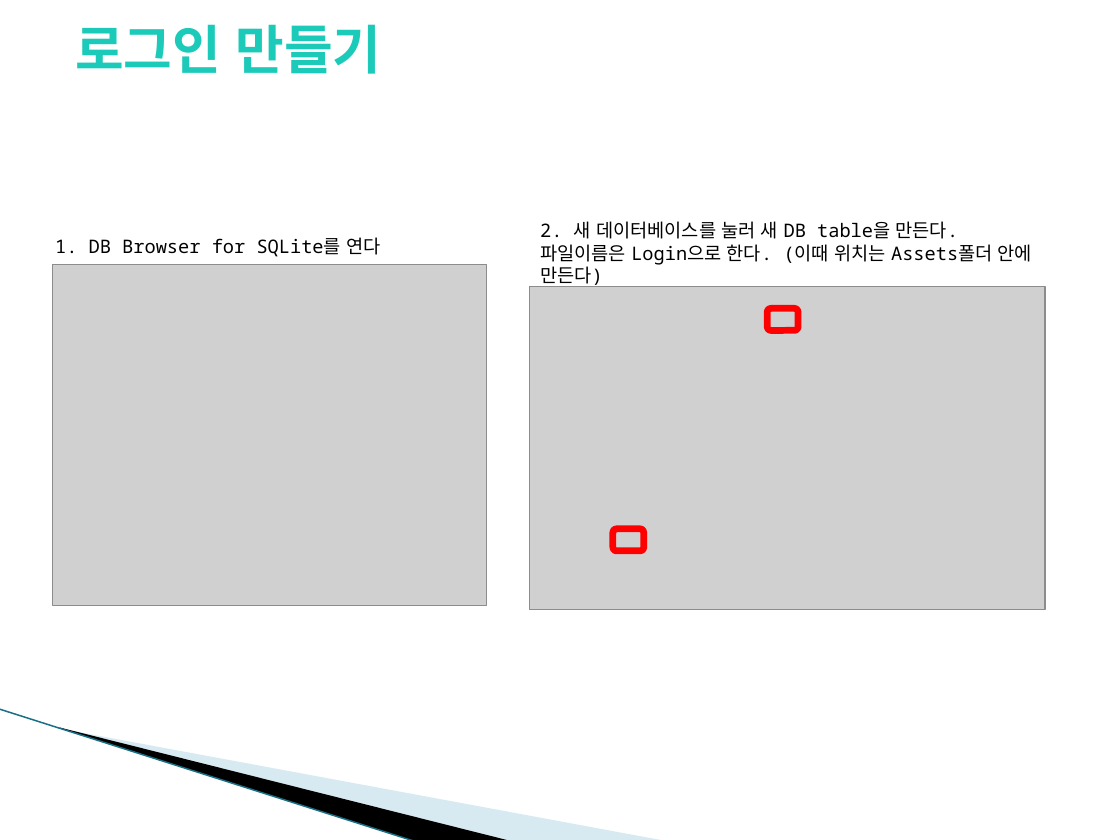
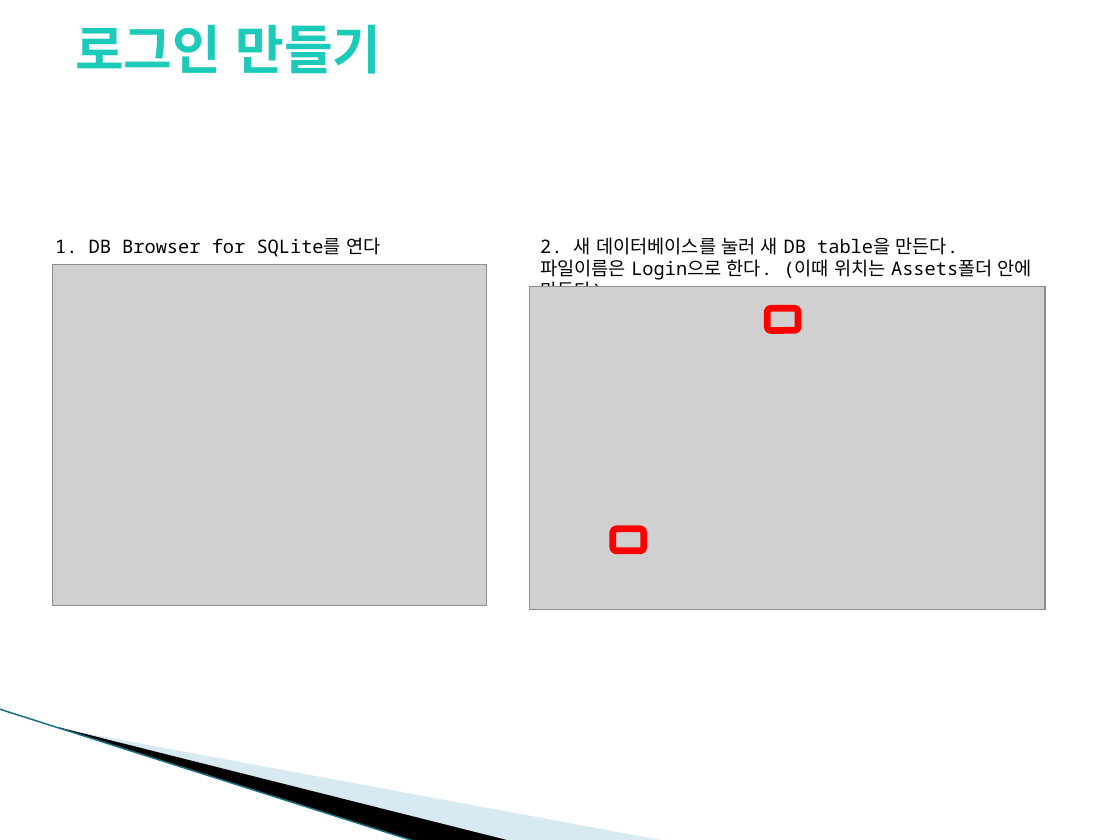
Before and after one commit to YounSJ/Unity_SQLite, a slide deck: slide 12 of Unity_SQLite.pptx (slide 10 before the commit). Drawn at 1120x840 pixels with LibreOffice and Linux fonts; fonts in the diff are those of the drawing; grey boxes stand for pictures; background and template pictures are left out. Boxes give left, top, right and bottom in pixels: in the first picture for what was removed or moved away, otherwise in the second. Text is boxed around its words. In the diff, an @@ line names an element or a change of style, - is before the commit and + after.

```diff
--- a/Unity_SQLite.pptx
+++ b/Unity_SQLite.pptx
@@ text "2. 새 데이터베이스를 눌러 새 ..." rewrapped from (540,221,1032,265) to (540,237,1032,287) @@
```
Also in this commit, not shown: 9 other slides changed, 10 slides added, 1 other file.
